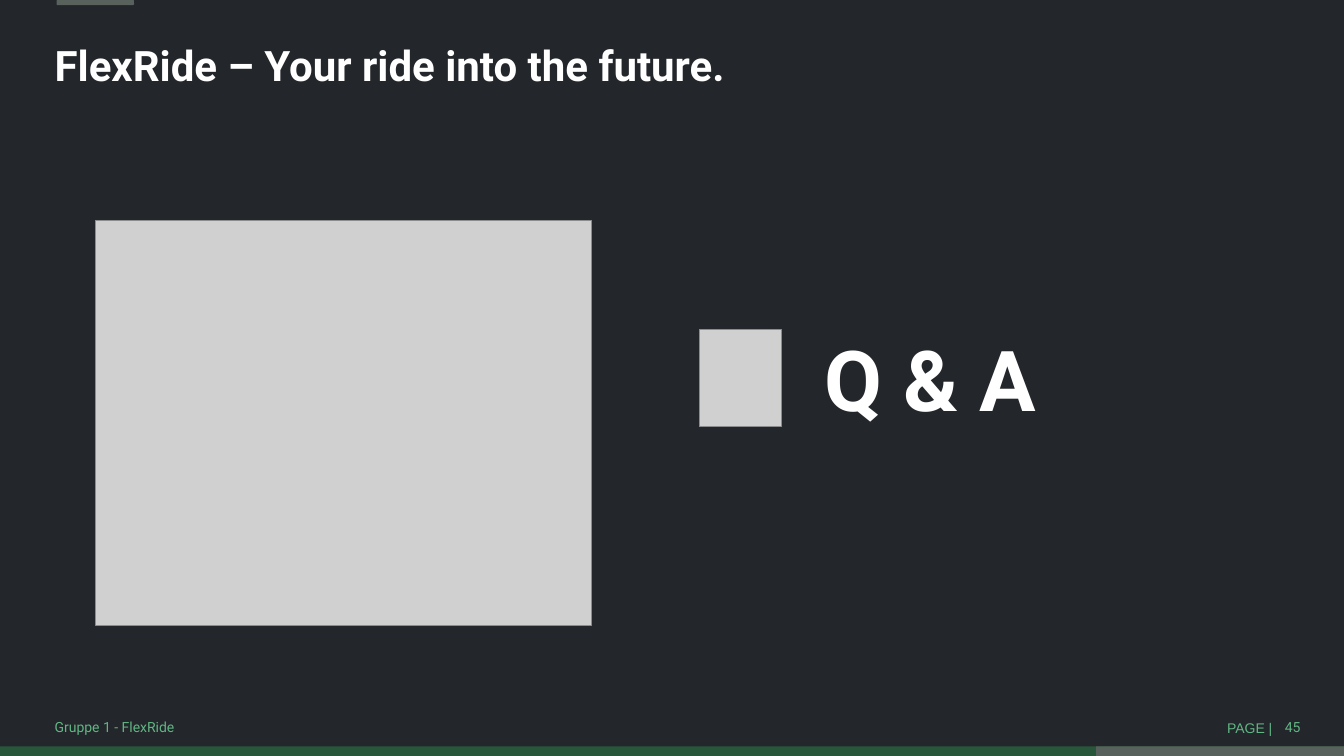
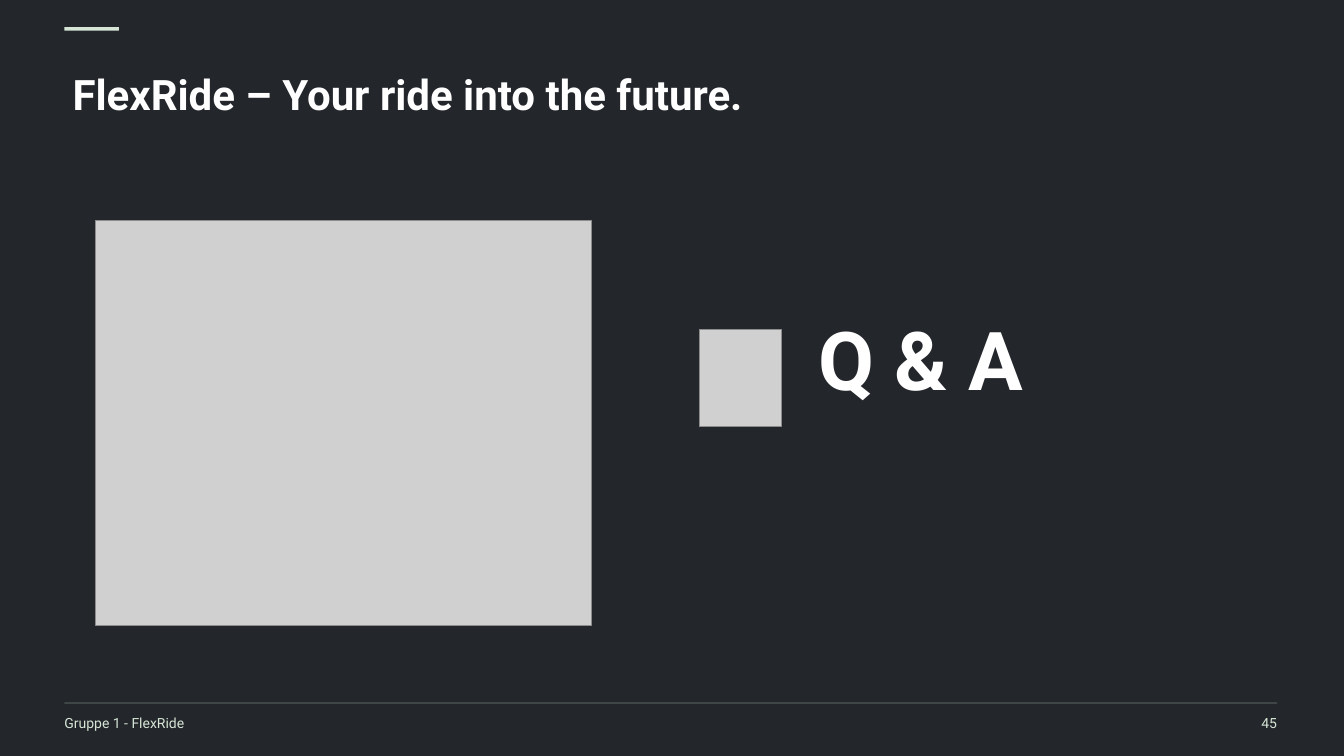
Before and after one commit to Mclement197/Economics-of-electromobility, a slide deck: slide 45 of website-src/downloads/VoltoShare-Praesentation.pptx. Drawn at 1344x756 pixels with LibreOffice and Linux fonts; fonts in the diff are those of the drawing; grey boxes stand for pictures. Boxes give left, top, right and bottom in pixels: in the first picture for what was removed or moved away, otherwise in the second. Text is boxed around its words. In the diff, an @@ line names an element or a change of style, - is before the commit and + after.

```diff
--- a/website-src/downloads/VoltoShare-Praesentation.pptx
+++ b/website-src/downloads/VoltoShare-Praesentation.pptx
@@ rounded rectangle removed at [56,0,134,5] @@
@@ rectangle added at [65,27,119,31], fill #D6E5D6 @@
@@ title "FlexRide – Your ride into ...": place and size @@
-title "FlexRide – Your ride into ..." at [55,49,725,82]
+title "FlexRide – Your ride into ..." at [73,78,742,111]
@@ title "FlexRide – Your ride into ..." at [73,78,742,111]: line spacing 0.9 to 1.06; more space between paragraphs; vertical alignment middle to top @@
@@ text "Q & A": place and size @@
-text "Q & A" at [824,350,1036,422]
+text "Q & A" at [818,331,1023,400]
@@ text "Q & A" at [818,331,1023,400]: size 60 to 58 pt; line spacing 1.1 to 1.06; less space between paragraphs @@
@@ text "Gruppe 1 - FlexRide": place and size @@
-text "Gruppe 1 - FlexRide" at [55,721,175,735]
+text "Gruppe 1 - FlexRide" at [64,717,185,731]
@@ text "Gruppe 1 - FlexRide" at [64,717,185,731]: text colour #62B684 to #D6E5D6; line spacing 1 to 1.06; more space between paragraphs; vertical alignment middle to top @@
@@ rectangle added at [65,703,1277,704], fill #748178 @@
@@ page number at [1261,718,1277,728]: text colour #62B684 to #D6E5D6; line spacing 1 to 1.06; more space between paragraphs; vertical alignment middle to top @@
@@ page number: place and size @@
-page number at [1285,722,1301,732]
+page number at [1261,718,1277,728]
@@ freeform shape removed at [0,747,1344,756] @@
@@ freeform shape removed at [1096,747,1344,756] @@
@@ text removed at [1227,723,1265,733] @@
-PAGE |
```
Also in this commit, not shown: 48 other slides changed, 56 other files.
